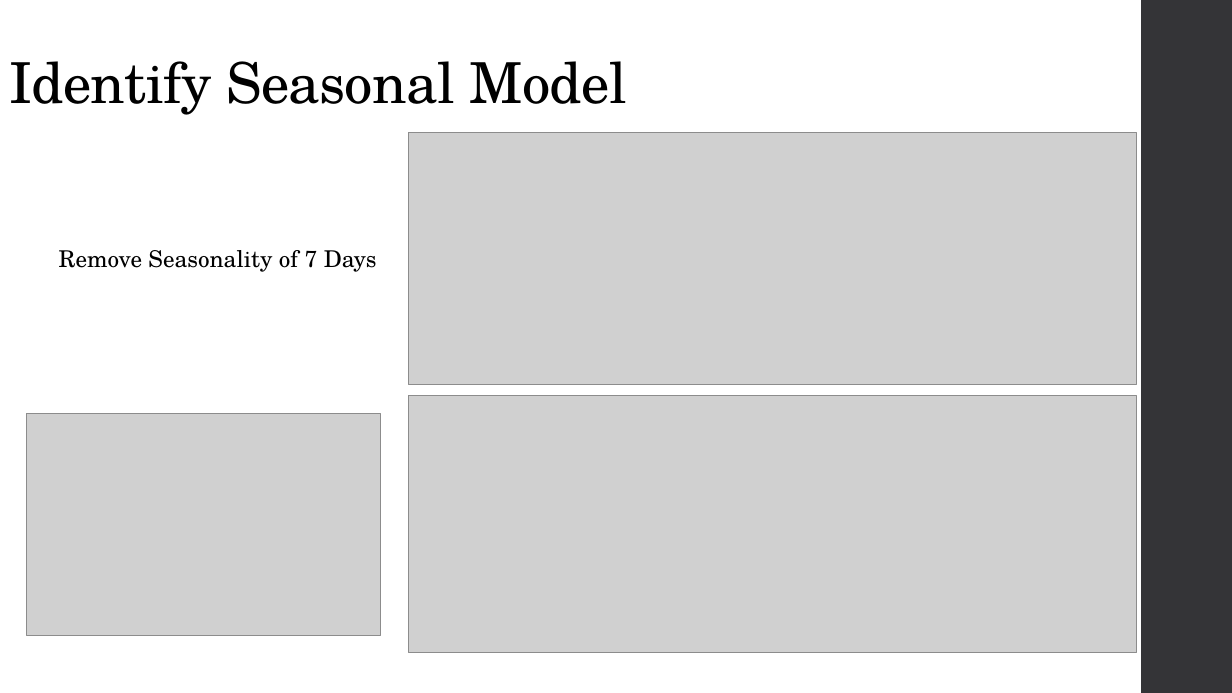
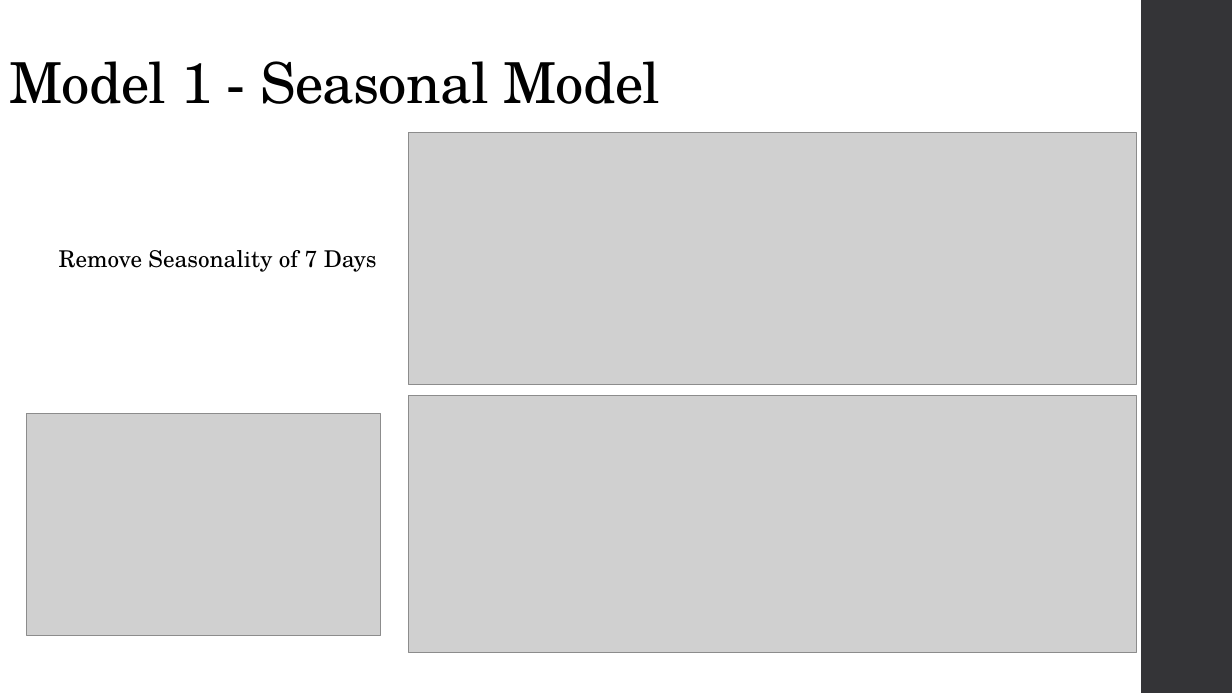
Before and after one commit to C-Stewart-GH/Forecasting_Texas_Covid_Case_Count, a slide deck: slide 4 of PPT_Files/TS_Cameron_Updates.pptx (slide 9 before the commit). Drawn at 1232x693 pixels with LibreOffice and Linux fonts; fonts in the diff are those of the drawing; grey boxes stand for pictures. Boxes give left, top, right and bottom in pixels: in the first picture for what was removed or moved away, otherwise in the second. Text is boxed around its words. In the diff, an @@ line names an element or a change of style, - is before the commit and + after.

```diff
--- a/PPT_Files/TS_Cameron_Updates.pptx
+++ b/PPT_Files/TS_Cameron_Updates.pptx
@@ title at [9,61,660,104]: text changed @@
-Identify Seasonal Model
+Model 1 - Seasonal Model
```
Also in this commit, not shown: 5 other slides changed, 2 slides added, 7 slides removed, 3 other files.
